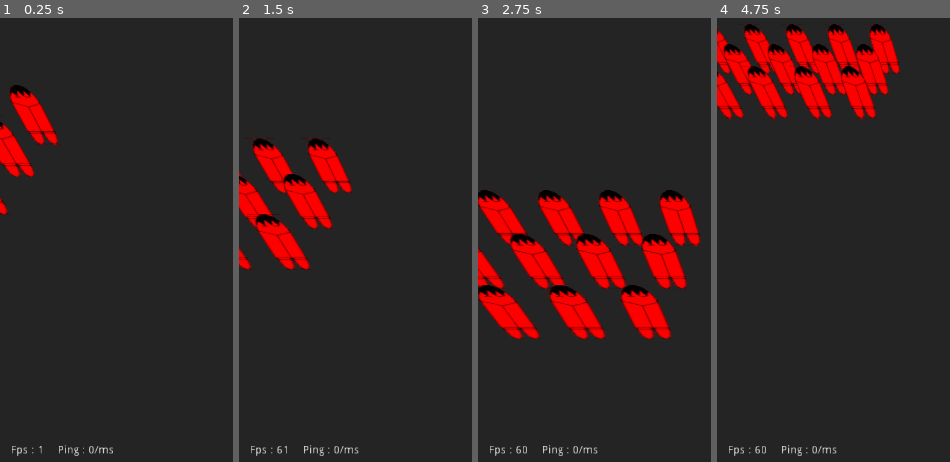
Above: before the commit, frames 1-4 (left to right).
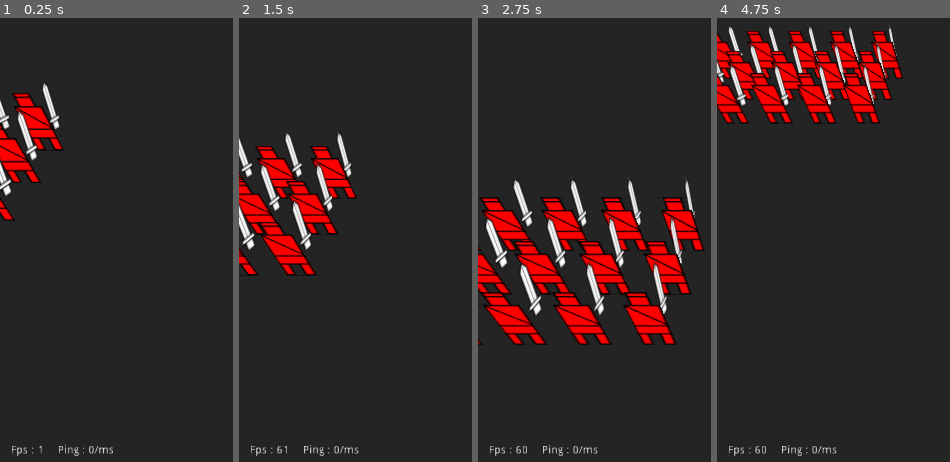
Above: after the commit, the same moments.

Repository: renosyah/nation-conquest
Game: Godot game, scene res://gameplay/mp/host/host.tscn
Same seed, same stepped clock (60 frames per second), same inputs: the game is played once before the commit and once after it. This scene is started directly instead of the project's main scene.
Inputs (mouse positions are in pixels of both pictures, inside the frame that each line leads up to):
- Up to frame 1 (0.25 s): no input
- Up to frame 2 (1.5 s): move the mouse to (outside the picture) at 0.52 s; click (outside the picture) at 0.67 s; tap Enter at 1.25 s; drag from (outside the picture) to (outside the picture) at 1.27 s
- Up to frame 3 (2.75 s): move the mouse to (outside the picture) at 2.02 s; click (outside the picture) at 2.17 s
- Up to frame 4 (4.75 s): tap Space at 2.75, 4.25 s; drag from (outside the picture) to (877, 164) at 2.77 s; tap Enter at 3.5 s; move the mouse to (outside the picture) at 3.52 s; click (outside the picture) at 3.67 s; drag from (877, 164) to (outside the picture) at 4.27 s

The runs differ from the first frame. In frame 1, 2.8% of the frame differs, in the area x 0-28%, y 14-46%; in frame 2, 6.3%; in frame 3, 14%, in the area x 0-98%, y 36-74%; in frame 4, 9.0%.
Error in both runs: Invalid get index 'seed' (on base: 'Dictionary'). (res://gameplay/mp/host/host.gd:37)

Commit message:
enchance squad combat # 1

Diff:
--- a/entity/squad/squad.gd
+++ b/entity/squad/squad.gd
@@ -23,10 +23,15 @@
 onready var _input_detection = $input_detection
 onready var _sprite_3d = $Sprite3D
 onready var _agro_timer = $agro_timer
+onready var _unit_count = $unit_count
 
 # Called when the node enters the scene tree for the first time.
 func _ready():
 	_sprite_3d.modulate = color
+	var text_mesh :TextMesh = _unit_count.mesh.duplicate()
+
+	_unit_count.mesh = text_mesh
+	(_unit_count.mesh as TextMesh).text = str(max_unit)
 
 	var formations = get_formation_box()
 	var pos = 0
@@ -63,18 +68,19 @@
 	units.erase(_unit)
 	_unit.queue_free()
 
+	(_unit_count.mesh as TextMesh).text = str(units.size())
+
 	if units.empty():
 		emit_signal("squad_dead", self)
 		queue_free()
 
 func moving(_delta :float) -> void:
-
 	var formations = get_formation_box()
 	for i in range(units.size()):
 		if not is_instance_valid(units[i]):
 			continue
 
-		if units[i].is_attacking:
+		if units[i].is_attacking and not targets.empty():
 			continue
 
 		units[i].is_moving = true
--- a/entity/squad/squad.tscn
+++ b/entity/squad/squad.tscn
@@ -1,8 +1,9 @@
-[gd_scene load_steps=7 format=2]
+[gd_scene load_steps=10 format=2]
 
 [ext_resource path="res://entity/squad/squad.gd" type="Script" id=1]
 [ext_resource path="res://addons/Godot-Touch-Input-Manager/input_detection.tscn" type="PackedScene" id=2]
 [ext_resource path="res://entity/squad/squad.png" type="Texture" id=3]
+[ext_resource path="res://assets/ui/fonts/montserrat_eb_48.tres" type="DynamicFont" id=4]
 
 [sub_resource type="CapsuleShape" id=1]
 radius = 0.235555
@@ -10,6 +11,18 @@
 
 [sub_resource type="BoxShape" id=2]
 extents = Vector3( 0.370385, 0.349057, 1 )
+
+[sub_resource type="SpatialMaterial" id=4]
+flags_unshaded = true
+flags_no_depth_test = true
+params_billboard_mode = 1
+
+[sub_resource type="TextMesh" id=5]
+material = SubResource( 4 )
+flip_faces = true
+text = "4"
+font = ExtResource( 4 )
+uppercase = true
 
 [sub_resource type="CylinderShape" id=3]
 height = 8.0
@@ -29,6 +42,10 @@
 shape = SubResource( 2 )
 
 [node name="input_detection" parent="." instance=ExtResource( 2 )]
+
+[node name="unit_count" type="MeshInstance" parent="."]
+transform = Transform( 1, 0, 0, 0, 1, 0, 0, 0, 1, 0, 1.49843, 0 )
+mesh = SubResource( 5 )
 
 [node name="Sprite3D" type="Sprite3D" parent="."]
 transform = Transform( 1, 0, 0, 0, 1, 0, 0, 0, 1, 0, 1.51501, 0 )
--- a/entity/unit/BaseUnit.gd
+++ b/entity/unit/BaseUnit.gd
@@ -7,14 +7,15 @@
 export var is_dead :bool = false
 export var team :int = 0
 export var color :Color = Color.white
-export var hp :int = 1
-export var max_hp :int = 1
+export var hp :int = 5
+export var max_hp :int = 5
 
 export var is_moving :bool = false
 export var move_to :Vector3
 export var margin :float = 0.3
 export var speed :int = 2
 
+var _direction :Vector3
 var _velocity :Vector3
 
 export var is_attacking :bool = false
@@ -52,6 +53,10 @@
 func _process(delta :float):
 	attacking(delta)
 	moving(delta)
+	idle(delta)
+
+func idle(delta :float):
+	pass
 
 func attacking(delta :float):
 	if not is_attacking:
@@ -85,7 +90,6 @@
 	hp -= damage
 	if hp < 1:
 		is_dead = true
-
 		emit_signal("unit_dead", self)
 
 func moving(delta :float):
@@ -107,8 +111,8 @@
 	if distance <= margin and is_moving:
 		return true
 
-	var direction :Vector3 = translation.direction_to(to)
-	_velocity = direction * speed
+	_direction = translation.direction_to(to)
+	_velocity = _direction * speed
 	_velocity.y -= speed
 	_velocity = move_and_slide(_velocity, Vector3.UP)
 
--- a/entity/unit/militia/militia.gd
+++ b/entity/unit/militia/militia.gd
@@ -1,7 +1,26 @@
 extends BaseUnit
+
+onready var pivot = $pivot
+onready var body = $body
+onready var animation_weapon_state = $pivot/AnimationTree.get("parameters/playback")
 
 # Called when the node enters the scene tree for the first time.
 func _ready():
-	$pivot/body.modulate = color
-	$pivot/leg_l.modulate = color
-	$pivot/leg_r.modulate = color
+	body.modulate = color
+
+func perform_attack():
+	.perform_attack()
+	animation_weapon_state.travel("swing")
+
+func idle(delta :float):
+	.idle(delta)
+
+	var origin = pivot.global_transform.origin
+	var dir = _direction * 100
+	dir.y = 0
+
+	if dir.length() < 5.0:
+		return
+
+	var _transform = pivot.transform.looking_at(dir, Vector3.UP)
+	pivot.transform = pivot.transform.interpolate_with(_transform, 5 * delta)
--- a/entity/unit/militia/militia.tscn
+++ b/entity/unit/militia/militia.tscn
@@ -1,12 +1,117 @@
-[gd_scene load_steps=5 format=2]
+[gd_scene load_steps=14 format=2]
 
-[ext_resource path="res://entity/unit/militia/leg.png" type="Texture" id=1]
+[ext_resource path="res://entity/unit/militia/sword.png" type="Texture" id=1]
 [ext_resource path="res://entity/unit/militia/body.png" type="Texture" id=2]
 [ext_resource path="res://entity/unit/militia/militia.gd" type="Script" id=3]
 
 [sub_resource type="CapsuleShape" id=1]
 radius = 0.397441
 height = 0.302872
+
+[sub_resource type="Animation" id=2]
+length = 0.001
+tracks/0/type = "value"
+tracks/0/path = NodePath("sword:translation")
+tracks/0/interp = 1
+tracks/0/loop_wrap = true
+tracks/0/imported = false
+tracks/0/enabled = true
+tracks/0/keys = {
+"times": PoolRealArray( 0 ),
+"transitions": PoolRealArray( 1 ),
+"update": 0,
+"values": [ Vector3( 0, 0, -0.594756 ) ]
+}
+tracks/1/type = "value"
+tracks/1/path = NodePath("sword:rotation_degrees")
+tracks/1/interp = 1
+tracks/1/loop_wrap = true
+tracks/1/imported = false
+tracks/1/enabled = true
+tracks/1/keys = {
+"times": PoolRealArray( 0 ),
+"transitions": PoolRealArray( 1 ),
+"update": 0,
+"values": [ Vector3( 0, 90, -15.205 ) ]
+}
+
+[sub_resource type="Animation" id=3]
+resource_name = "idle"
+length = 0.2
+tracks/0/type = "value"
+tracks/0/path = NodePath("sword:translation")
+tracks/0/interp = 1
+tracks/0/loop_wrap = true
+tracks/0/imported = false
+tracks/0/enabled = true
+tracks/0/keys = {
+"times": PoolRealArray( 0 ),
+"transitions": PoolRealArray( 1 ),
+"update": 0,
+"values": [ Vector3( 0, 0, -0.594756 ) ]
+}
+tracks/1/type = "value"
+tracks/1/path = NodePath("sword:rotation_degrees")
+tracks/1/interp = 1
+tracks/1/loop_wrap = true
+tracks/1/imported = false
+tracks/1/enabled = true
+tracks/1/keys = {
+"times": PoolRealArray( 0 ),
+"transitions": PoolRealArray( 1 ),
+"update": 0,
+"values": [ Vector3( 0, 90, -15.205 ) ]
+}
+
+[sub_resource type="Animation" id=4]
+resource_name = "swing"
+length = 0.8
+tracks/0/type = "value"
+tracks/0/path = NodePath("sword:translation")
+tracks/0/interp = 1
+tracks/0/loop_wrap = true
+tracks/0/imported = false
+tracks/0/enabled = true
+tracks/0/keys = {
+"times": PoolRealArray( 0, 0.4, 0.6 ),
+"transitions": PoolRealArray( 1, 1, 1 ),
+"update": 0,
+"values": [ Vector3( 0, 0, -0.594756 ), Vector3( -0.790133, 0.782713, 0.293512 ), Vector3( 0.0915241, -0.161941, -0.624949 ) ]
+}
+tracks/1/type = "value"
+tracks/1/path = NodePath("sword:rotation_degrees")
+tracks/1/interp = 1
+tracks/1/loop_wrap = true
+tracks/1/imported = false
+tracks/1/enabled = true
+tracks/1/keys = {
+"times": PoolRealArray( 0, 0.4, 0.6 ),
+"transitions": PoolRealArray( 1, 1, 1 ),
+"update": 0,
+"values": [ Vector3( 0, 90, -15.205 ), Vector3( -2.27066e-06, 90, 49.84 ), Vector3( 2.46332e-06, 90, -115.607 ) ]
+}
+
+[sub_resource type="AnimationNodeAnimation" id=5]
+animation = "idle"
+
+[sub_resource type="AnimationNodeAnimation" id=6]
+animation = "swing"
+
+[sub_resource type="AnimationNodeStateMachineTransition" id=7]
+
+[sub_resource type="AnimationNodeStateMachineTransition" id=8]
+switch_mode = 2
+auto_advance = true
+
+[sub_resource type="AnimationNodeStateMachine" id=9]
+states/idle/node = SubResource( 5 )
+states/idle/position = Vector2( 303, 87 )
+states/swing/node = SubResource( 6 )
+states/swing/position = Vector2( 491, 87.4444 )
+transitions = [ "idle", "swing", SubResource( 7 ), "swing", "idle", SubResource( 8 ) ]
+start_node = "idle"
+
+[sub_resource type="AnimationNodeStateMachinePlayback" id=10]
 
 [node name="militia" type="KinematicBody"]
 script = ExtResource( 3 )
@@ -15,16 +120,23 @@
 transform = Transform( 1, 0, 0, 0, -4.37114e-08, -1, 0, 1, -4.37114e-08, 0, 0, 0 )
 shape = SubResource( 1 )
 
+[node name="body" type="Sprite3D" parent="."]
+texture = ExtResource( 2 )
+
 [node name="pivot" type="Spatial" parent="."]
 
-[node name="body" type="Sprite3D" parent="pivot"]
-transform = Transform( 1, 0, 0, 0, 1, 0, 0, 0, 1, 0, 0.297622, 0 )
-texture = ExtResource( 2 )
-
-[node name="leg_l" type="Sprite3D" parent="pivot"]
-transform = Transform( 1, 0, 0, 0, 1, 0, 0, 0, 1, 0.130702, -0.326749, -0.0129656 )
+[node name="sword" type="Sprite3D" parent="pivot"]
+transform = Transform( -4.21812e-08, -1.14643e-08, 1, -0.262273, 0.964993, 0, -0.964993, -0.262273, -4.37114e-08, 0, 0, -0.594756 )
 texture = ExtResource( 1 )
 
-[node name="leg_r" type="Sprite3D" parent="pivot"]
-transform = Transform( 1, 0, 0, 0, 1, 0, 0, 0, 1, -0.129297, -0.330533, -0.0129656 )
-texture = ExtResource( 1 )
+[node name="AnimationPlayer" type="AnimationPlayer" parent="pivot"]
+autoplay = "idle"
+anims/RESET = SubResource( 2 )
+anims/idle = SubResource( 3 )
+anims/swing = SubResource( 4 )
+
+[node name="AnimationTree" type="AnimationTree" parent="pivot"]
+tree_root = SubResource( 9 )
+anim_player = NodePath("../AnimationPlayer")
+active = true
+parameters/playback = SubResource( 10 )
--- a/gameplay/mp/host/host.gd
+++ b/gameplay/mp/host/host.gd
@@ -6,7 +6,7 @@
 onready var squad_2 = $squad2
 
 func on_map_click(_pos :Vector3):
-	if not squad:
+	if not is_instance_valid(squad):
 		return
 
 	squad.is_moving = true
Binary file changed: entity/unit/militia/body.png
Binary file removed: entity/unit/militia/leg.png
Binary file added: entity/unit/militia/sword.png
Not shown, changed: entity/unit/militia/sword.png.import
